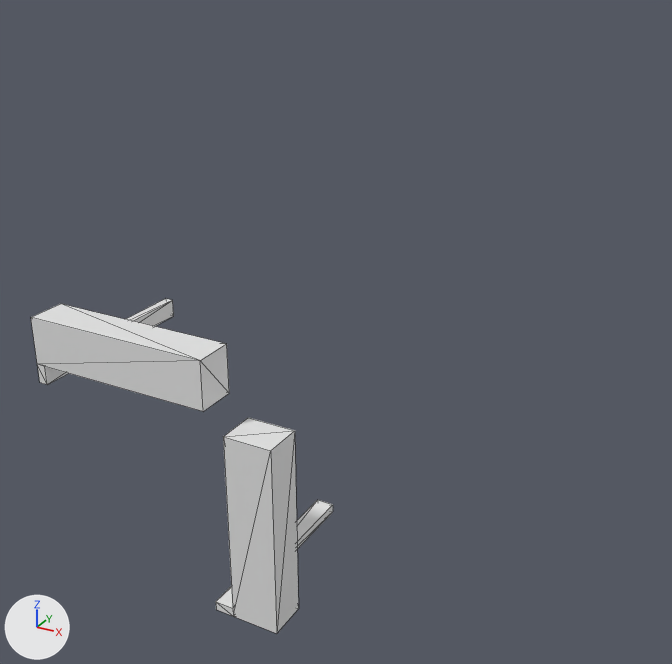
An edit to the OBJ model Data/bmc/tiles_structure/t_014.obj, drawn before and after from the same camera.
Rendered twice from a 50 mm lens placed at (1.135, -1.454, 1.04), pointed at (0.195, 0.254, 0.186). Arrows for +X, +Y and +Z are at lower left; the lights stay in place. Mesh edges are drawn as thin lines. Where no turn or scale is listed for an object, it has been applied to the vertices.

Objects in the first picture: 't_014'.
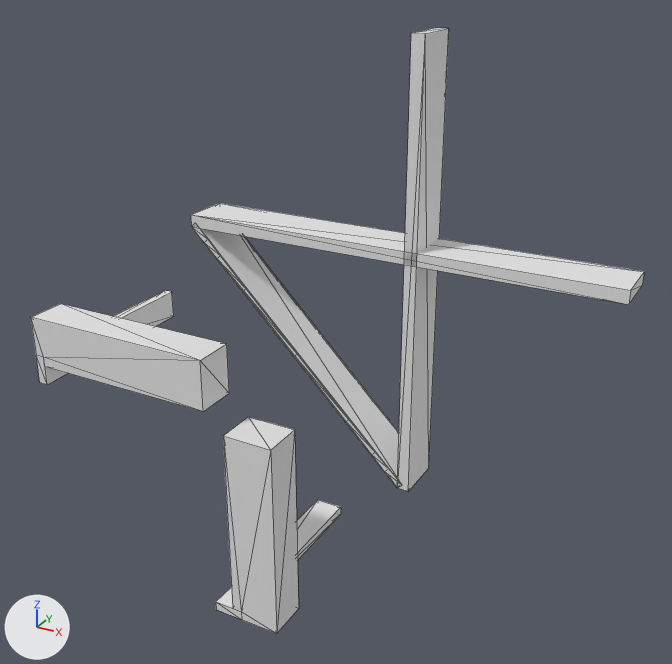
The edits, one by one:
me_t_014 is used by ob_t_014; location (0.0, 0.0, 0.0).
me_t_014 had 30 vertices, 48 faces and spanned x -0.5..0.175, y 0.0..0.5, z -0.5..0.175.
me_t_014 now has 128 vertices, 244 faces and spans x -0.5..0.875, y 0.0..0.5, z -0.5..0.875.
me_t_014 part 1: a new loose piece of 92 vertices spanning x 0.0..0.875, y 0.0..0.1, z 0.0..0.875.
Part 2, on me_t_014:
11 vertices are removed from x -0.5..0.175, y 0.0..0.5, z -0.5..0.05.
41 faces are deleted.
1 vertex moves from x -0.5, y 0.5, z 0.05 to x -0.475, y 0.5, z 0.075.
17 vertices are added at x -0.5..0.175, y 0.0..0.5, z -0.5..0.075.
57 new faces join them.

Changed parts and their boxes [x1, y1, x2, y2] in the pictures (672 x 664 px; the box of a moved part takes in the faces that stretch with it):
't_014', reshaped (103% wider, 81% taller): before [31, 299, 333, 633]; after [31, 28, 644, 633]
part 1 of me_t_014, added: after [191, 28, 644, 491]
part 2 of me_t_014, moved or reshaped: before [31, 299, 333, 633]; after [31, 290, 341, 633]
